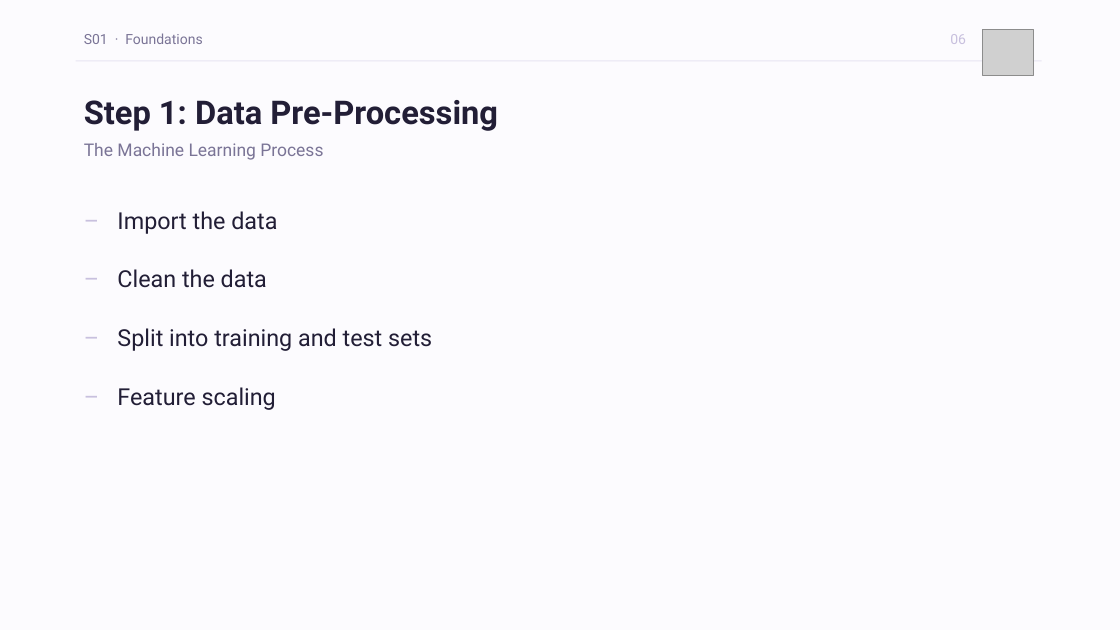
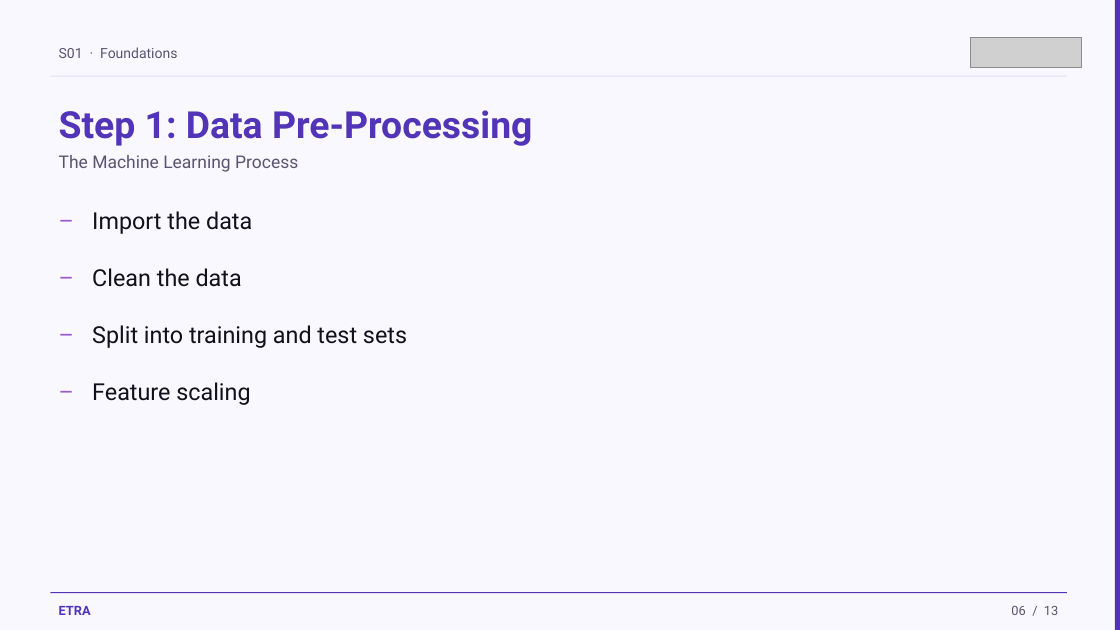
Before and after one commit to iksasa15/AI-ML, a slide deck: slide 6 of web-presentation/pdf-exports/Week1-Session1-Foundations.pptx. Drawn at 1120x630 pixels with LibreOffice and Linux fonts; fonts in the diff are those of the drawing; grey boxes stand for pictures. Boxes give left, top, right and bottom in pixels: in the first picture for what was removed or moved away, otherwise in the second. Text is boxed around its words. In the diff, an @@ line names an element or a change of style, - is before the commit and + after.

Commit message:
feat: update PowerPoint templates and scripts to align with ETRA Design System v1.0, enhancing visual consistency and usability

```diff
--- a/web-presentation/pdf-exports/Week1-Session1-Foundations.pptx
+++ b/web-presentation/pdf-exports/Week1-Session1-Foundations.pptx
@@ background #FCFBFE to #FAF8FF @@
@@ picture removed at (x1=983, y1=29, x2=1033, y2=76) @@
@@ rectangle added at (x1=1115, y1=0, x2=1120, y2=630), fill #5234B7 @@
@@ text "S01 · Foundations" at (x1=59, y1=47, x2=177, y2=58): text colour #7A7496 to #5A5470 @@
@@ text "S01 · Foundations" moved from (x1=84, y1=33, x2=202, y2=44) to (x1=59, y1=47, x2=177, y2=58) @@
@@ picture added at (x1=970, y1=38, x2=1081, y2=67) @@
@@ rectangle resized from (x1=76, y1=60, x2=1042, y2=61) to (x1=50, y1=76, x2=1067, y2=76) @@
@@ rectangle at (x1=50, y1=76, x2=1067, y2=76): fill #E8E4F2 to #E4DCF4 @@
@@ text "Step 1: Data Pre-Processing" moved from (x1=84, y1=100, x2=498, y2=131) to (x1=59, y1=110, x2=532, y2=146) @@
@@ text "Step 1: Data Pre-Processing" at (x1=59, y1=110, x2=532, y2=146): size 28 to 32 pt, text colour #221E36 to #5234B7 @@
@@ text "The Machine Learning Process" moved from (x1=84, y1=143, x2=323, y2=160) to (x1=59, y1=155, x2=298, y2=172) @@
@@ text "The Machine Learning Process" at (x1=59, y1=155, x2=298, y2=172): text colour #7A7496 to #5A5470 @@
@@ text "–" moved from (x1=76, y1=202, x2=105, y2=239) to (x1=50, y1=202, x2=80, y2=235) @@
@@ text "Import the data" moved from (x1=117, y1=211, x2=277, y2=234) to (x1=92, y1=211, x2=252, y2=234) @@
@@ text "–" moved from (x1=76, y1=260, x2=105, y2=298) to (x1=50, y1=259, x2=80, y2=292) @@
@@ text "Clean the data" moved from (x1=117, y1=269, x2=267, y2=288) to (x1=92, y1=268, x2=242, y2=287) @@
@@ text "–" moved from (x1=76, y1=319, x2=105, y2=357) to (x1=50, y1=316, x2=80, y2=350) @@
@@ text "Split into training and test ..." moved from (x1=117, y1=328, x2=432, y2=351) to (x1=92, y1=325, x2=407, y2=348) @@
@@ text colour #C8C0DE to #9E59CD in 4 elements at (x1=50, y1=202, x2=80, y2=235), (x1=50, y1=259, x2=80, y2=292), (x1=50, y1=316, x2=80, y2=350), (x1=50, y1=373, x2=80, y2=407) @@
@@ text "–" moved from (x1=76, y1=378, x2=105, y2=416) to (x1=50, y1=373, x2=80, y2=407) @@
@@ text colour #221E36 to #121018 in 4 elements at (x1=92, y1=211, x2=252, y2=234), (x1=92, y1=268, x2=242, y2=287), (x1=92, y1=325, x2=407, y2=348), (x1=92, y1=382, x2=250, y2=405) @@
@@ text "Feature scaling" moved from (x1=117, y1=387, x2=276, y2=410) to (x1=92, y1=382, x2=250, y2=405) @@
@@ rectangle added at (x1=50, y1=592, x2=1067, y2=593), fill #5234B7 @@
@@ text added at (x1=59, y1=606, x2=91, y2=615), 11 pt, text #5234B7, bold @@
+ETRA
@@ text at (x1=1011, y1=606, x2=1058, y2=615): text changed; size 12 to 11 pt; text colour #C8C0DE to #5A5470 @@
-06
+06 / 13
```
Also in this commit, not shown: 12 other slides changed, 24 other files.
